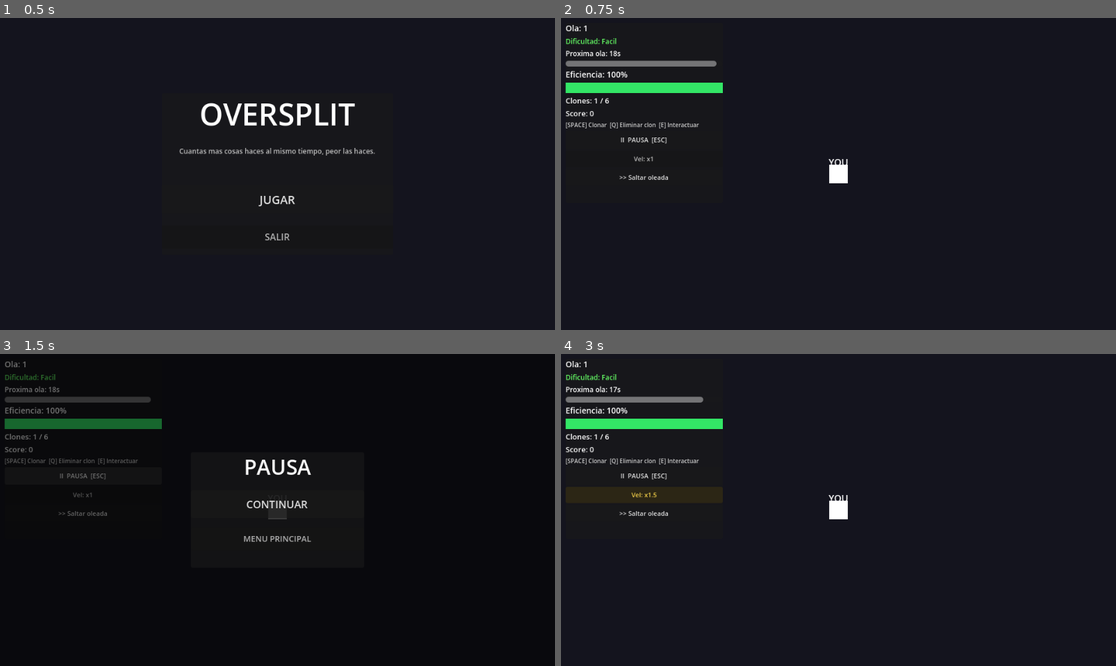
Above: before the commit, frames 1-4 (two rows, left to right).
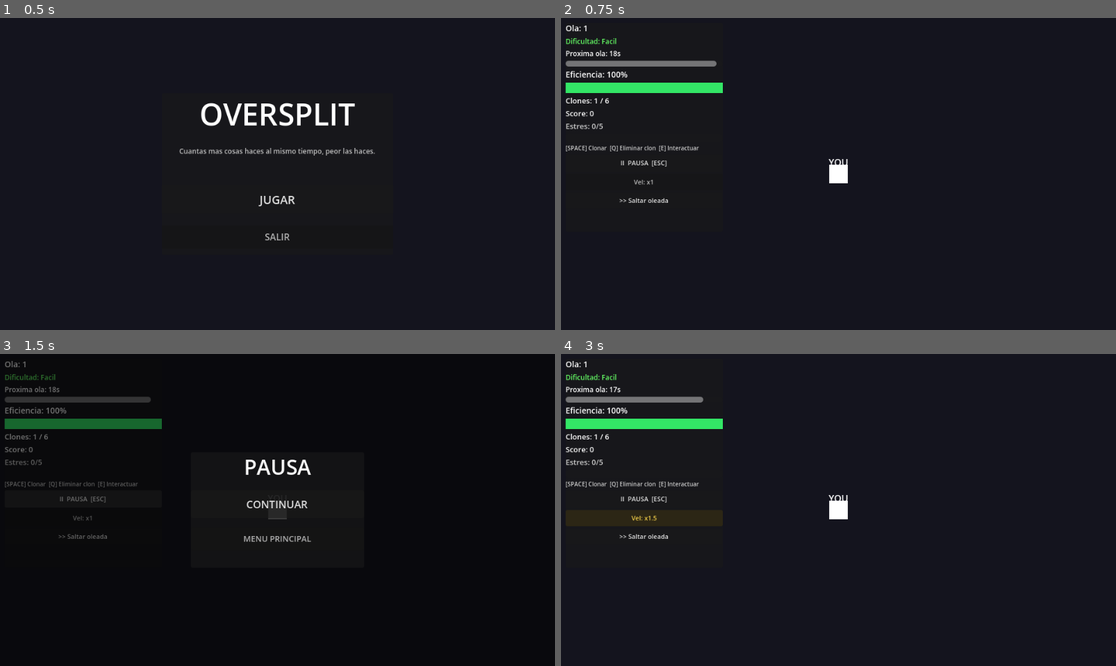
Above: after the commit, the same moments.

Repository: Carlos-creator/OverSplit
Game: Godot game, scene res://scenes/MainMenu.tscn
Two runs of this game, one before a commit and one after it. Both use one fixed random seed, a clock stepped at 60 frames per second and the inputs below.
Inputs:
- Up to frame 1 (0.5 s): no input
- Up to frame 2 (0.75 s): click "JUGAR" at 0.5 s
- Up to frame 3 (1.5 s): click "II PAUSA [ESC]" at 1.25 s
- Up to frame 4 (3 s): click "CONTINUAR" at 2 s; click "Vel: x1" at 2.75 s

Frame 1 is identical in both runs. In frame 2, 0.8% of the frame differs, in the area x 0-25%, y 33-60%; in frame 3, 0.6%; in frame 4, 0.9%.

Commit message:
v9.0 beta

Diff:
--- a/scenes/ui/EfficiencyUI.tscn
+++ b/scenes/ui/EfficiencyUI.tscn
@@ -9,7 +9,7 @@
 offset_left = 8.0
 offset_top = 8.0
 offset_right = 280.0
-offset_bottom = 320.0
+offset_bottom = 370.0
 
 [node name="VBox" type="VBoxContainer" parent="Panel"]
 offset_left = 8.0
@@ -55,6 +55,17 @@
 text = "Score: 0"
 theme_override_font_sizes/font_size = 13
 
+[node name="StressLabel" type="Label" parent="Panel/VBox"]
+text = "Estres: 0/5"
+theme_override_font_sizes/font_size = 13
+modulate = Color(0.8, 0.8, 0.8, 1)
+
+[node name="StressBar" type="ProgressBar" parent="Panel/VBox"]
+custom_minimum_size = Vector2(0, 14)
+max_value = 5.0
+value = 0.0
+show_percentage = false
+
 [node name="HintLabel" type="Label" parent="Panel/VBox"]
 text = "[SPACE] Clonar  [Q] Eliminar  [E] Interactuar"
 theme_override_font_sizes/font_size = 10
--- a/scripts/CloneManager.gd
+++ b/scripts/CloneManager.gd
@@ -110,6 +110,8 @@
 	get_parent().add_child(clone)
 	clone.global_position = _original.global_position + Vector2(randf_range(-40, 40), randf_range(-40, 40))
 	_clones.append(clone)
+	if gm.reaction_delay > 0.0:
+		clone.activate_with_delay(gm.reaction_delay)
 	get_node("/root/AudioManager").play_clone_create()
 	_flash_all_clones()
 
--- a/scripts/EfficiencyUI.gd
+++ b/scripts/EfficiencyUI.gd
@@ -8,6 +8,8 @@
 @onready var difficulty_label: Label = $Panel/VBox/DifficultyLabel
 @onready var wave_timer_label: Label = $Panel/VBox/WaveTimerLabel
 @onready var wave_timer_bar: ProgressBar = $Panel/VBox/WaveTimerBar
+@onready var stress_label: Label = $Panel/VBox/StressLabel
+@onready var stress_bar: ProgressBar = $Panel/VBox/StressBar
 @onready var hint_label: Label = $Panel/VBox/HintLabel
 @onready var pause_button: Button = $Panel/VBox/PauseButton
 @onready var speed_button: Button = $Panel/VBox/SpeedButton
@@ -20,14 +22,19 @@
 const SPEED_STEPS: Array[float] = [1.0, 1.5, 2.0]
 const SPEED_LABELS: Array[String] = ["x1", "x1.5", "x2"]
 var _speed_index: int = 0
+var _zona_colapso: bool = false
+var _shake_tween: Tween = null
 
 func _ready() -> void:
 	var gm := get_node("/root/GameManager")
 	gm.efficiency_changed.connect(_on_efficiency_changed)
 	gm.clone_count_changed.connect(_on_clone_count_changed)
 	gm.wave_started.connect(_on_wave_started)
+	gm.stress_changed.connect(_on_stress_changed)
+	gm.zona_colapso_changed.connect(_on_zona_colapso_changed)
 	_on_efficiency_changed(1.0)
 	_on_clone_count_changed(1)
+	_on_stress_changed(0, gm.MAX_STRESS)
 	hint_label.text = "[SPACE] Clonar  [Q] Eliminar clon  [E] Interactuar"
 	pause_button.pressed.connect(_on_pause_button)
 	speed_button.pressed.connect(_on_speed_button)
@@ -57,7 +64,8 @@
 	else:
 		bar_color = COLOR_BAD
 	efficiency_bar.add_theme_stylebox_override("fill", _make_fill_style(bar_color))
-	_shake_if_low(value)
+	if not _zona_colapso:
+		_shake_if_low(value)
 
 func _on_clone_count_changed(count: int) -> void:
 	clone_label.text = "Clones: %d / %d" % [count, get_node("/root/GameManager").MAX_CLONES]
@@ -65,6 +73,49 @@
 func _on_wave_started(wave_number: int) -> void:
 	wave_label.text = "Ola: %d" % wave_number
 	_flash_wave_label()
+
+func _on_stress_changed(value: int, max_value: int) -> void:
+	stress_bar.max_value = max_value
+	stress_bar.value = value
+	if value == 0:
+		stress_label.text = "Estres: 0/%d" % max_value
+		stress_label.modulate = Color(0.8, 0.8, 0.8, 1)
+		stress_bar.add_theme_stylebox_override("fill", _make_fill_style(Color(0.3, 0.8, 0.3)))
+	elif value <= 2:
+		stress_label.text = "Estres: %d/%d" % [value, max_value]
+		stress_label.modulate = Color(1.0, 0.85, 0.2, 1)
+		stress_bar.add_theme_stylebox_override("fill", _make_fill_style(Color(0.9, 0.7, 0.1)))
+	elif value <= 4:
+		stress_label.text = "Estres: %d/%d  !" % [value, max_value]
+		stress_label.modulate = Color(1.0, 0.4, 0.1, 1)
+		stress_bar.add_theme_stylebox_override("fill", _make_fill_style(Color(0.9, 0.3, 0.1)))
+	else:
+		stress_label.text = "!! ZONA CRITICA !!"
+		stress_label.modulate = Color(1.0, 0.1, 0.1, 1)
+		stress_bar.add_theme_stylebox_override("fill", _make_fill_style(Color(1.0, 0.05, 0.05)))
+
+func _on_zona_colapso_changed(active: bool) -> void:
+	_zona_colapso = active
+	if active:
+		_start_continuous_shake()
+	else:
+		_stop_continuous_shake()
+
+func _start_continuous_shake() -> void:
+	if _shake_tween and _shake_tween.is_running():
+		return
+	_shake_tween = create_tween().set_loops()
+	_shake_tween.tween_property($Panel, "position:x", 5.0, 0.05)
+	_shake_tween.tween_property($Panel, "position:x", -5.0, 0.05)
+	_shake_tween.tween_property($Panel, "position:x", 3.0, 0.04)
+	_shake_tween.tween_property($Panel, "position:x", -3.0, 0.04)
+	_shake_tween.tween_property($Panel, "position:x", 0.0, 0.04)
+
+func _stop_continuous_shake() -> void:
+	if _shake_tween:
+		_shake_tween.kill()
+		_shake_tween = null
+	$Panel.position.x = 0.0
 
 func _flash_wave_label() -> void:
 	var t := create_tween()
--- a/scripts/GameManager.gd
+++ b/scripts/GameManager.gd
@@ -3,6 +3,8 @@
 signal efficiency_changed(value: float)
 signal clone_count_changed(count: int)
 signal wave_started(wave_number: int)
+signal stress_changed(value: int, max_value: int)
+signal zona_colapso_changed(active: bool)
 
 const MAX_CLONES := 6
 const BASE_SPEED := 180.0
@@ -10,6 +12,7 @@
 const WAVE_INTERVAL := 20.0
 const MIN_WAVE_INTERVAL := 7.0
 const MAX_TASKS_PER_WAVE := 8
+const MAX_STRESS := 5
 
 var clone_count: int = 1
 var efficiency: float = 1.0
@@ -18,6 +21,14 @@
 var wave_timer: float = 0.0
 var tasks_active: Array = []
 var task_reservations: Dictionary = {}
+
+var stress: int = 0
+var consecutive_completes: int = 0
+var reaction_delay: float = 0.0
+var speed_penalty: float = 0.0
+var timeout_penalty: float = 0.0
+var efficiency_penalty: float = 0.0
+var zona_colapso: bool = false
 
 func _ready() -> void:
 	_start_wave()
@@ -47,7 +58,7 @@
 	emit_signal("clone_count_changed", clone_count)
 
 func get_speed() -> float:
-	return BASE_SPEED * efficiency
+	return BASE_SPEED * maxf(0.1, efficiency - efficiency_penalty) * (1.0 - speed_penalty)
 
 func get_interact_duration() -> float:
 	return BASE_INTERACT_TIME
@@ -59,8 +70,8 @@
 	return mini(wave + 1, MAX_TASKS_PER_WAVE)
 
 func get_task_timeout() -> float:
-	var t_min := maxf(5.0, 12.0 - float(wave) * 0.6)
-	var t_max := maxf(8.0, 22.0 - float(wave) * 1.0)
+	var t_min := maxf(3.0, 12.0 - float(wave) * 0.6 - timeout_penalty)
+	var t_max := maxf(5.0, 22.0 - float(wave) * 1.0 - timeout_penalty)
 	return randf_range(t_min, t_max)
 
 func get_difficulty_label() -> String:
@@ -71,12 +82,41 @@
 
 func register_task(task: Node) -> void:
 	tasks_active.append(task)
+	task.task_failed.connect(on_task_failed)
 
 func unregister_task(task: Node) -> void:
 	tasks_active.erase(task)
 	task_reservations.erase(task)
 	score += 100
+	consecutive_completes += 1
+	if consecutive_completes >= 3 and stress > 0:
+		stress -= 1
+		consecutive_completes = 0
+		_apply_debuffs()
+		emit_signal("stress_changed", stress, MAX_STRESS)
 	_check_wave_clear()
+
+func on_task_failed(_task: Node) -> void:
+	score -= 200
+	stress = mini(stress + 1, MAX_STRESS)
+	consecutive_completes = 0
+	var was_colapso := zona_colapso
+	_apply_debuffs()
+	emit_signal("stress_changed", stress, MAX_STRESS)
+	if zona_colapso != was_colapso:
+		emit_signal("zona_colapso_changed", zona_colapso)
+
+func _apply_debuffs() -> void:
+	speed_penalty      = 0.05 if stress >= 1 else 0.0
+	timeout_penalty    = 1.0  if stress >= 2 else 0.0
+	reaction_delay     = 0.3  if stress >= 3 else 0.0
+	efficiency_penalty = 0.10 if stress >= 4 else 0.0
+	var new_zona := stress >= MAX_STRESS
+	if new_zona != zona_colapso:
+		zona_colapso = new_zona
+		emit_signal("zona_colapso_changed", zona_colapso)
+	elif stress < MAX_STRESS:
+		zona_colapso = false
 
 func reserve_task(task: Node, player: Node) -> void:
 	task_reservations[task] = player
--- a/scripts/PlayerController.gd
+++ b/scripts/PlayerController.gd
@@ -8,6 +8,8 @@
 var _next_target: Node = null
 var _directed_to: Node = null
 var _push_velocity: Vector2 = Vector2.ZERO
+var _activation_timer: float = 0.0
+var _activation_duration: float = 0.0
 
 @onready var sprite: ColorRect = $Sprite
 @onready var interact_bar: ProgressBar = $InteractBar
@@ -19,7 +21,26 @@
 	clone_label.text = "P" + str(player_index + 1) if player_index > 0 else "YOU"
 	interact_bar.visible = false
 
+func activate_with_delay(delay: float) -> void:
+	_activation_timer = delay
+	_activation_duration = delay
+	queue_redraw()
+
+func _draw() -> void:
+	if _activation_timer <= 0.0 or _activation_duration <= 0.0:
+		return
+	var ratio := _activation_timer / _activation_duration
+	draw_arc(Vector2.ZERO, 14.0, -PI / 2.0, -PI / 2.0 + TAU * ratio, 32, Color(1.0, 1.0, 1.0, 0.55), 3.5)
+
 func _physics_process(delta: float) -> void:
+	if _activation_timer > 0.0:
+		_activation_timer -= delta
+		queue_redraw()
+		if _activation_timer <= 0.0:
+			_activation_timer = 0.0
+			queue_redraw()
+		return
+
 	if _interacting:
 		_process_interaction(delta)
 		if player_index != 0:
@@ -91,13 +112,13 @@
 		move_and_slide()
 
 func _get_ai_target(gm: Node) -> Node:
-	# Directive tiene prioridad máxima
+	if gm.zona_colapso and randf() < 0.002:
+		return _find_random_task(gm)
 	if _directed_to != null:
 		if not is_instance_valid(_directed_to) or _directed_to.is_complete:
 			_directed_to = null
 		else:
 			return _directed_to
-	# Targeting normal
 	if _next_target != null:
 		if not is_instance_valid(_next_target) or _next_target.is_complete:
 			gm.release_task(_next_target)
@@ -110,6 +131,15 @@
 		return claimed
 	return _find_nearest_any_task(gm)
 
+func _find_random_task(gm: Node) -> Node:
+	var available: Array = []
+	for task in gm.tasks_active:
+		if not task.is_complete:
+			available.append(task)
+	if available.is_empty():
+		return null
+	return available[randi() % available.size()]
+
 func set_directive(task: Node) -> void:
 	var gm := get_node("/root/GameManager")
 	if _next_target != null and _next_target != task:
@@ -146,12 +176,10 @@
 	if _interact_target == null or not is_instance_valid(_interact_target) or _interact_target.is_complete:
 		_cancel_interaction()
 		return
-
 	var gm: Node = get_node("/root/GameManager")
 	var duration: float = gm.get_interact_duration()
 	_interact_target.add_interact(delta / duration)
 	interact_bar.value = _interact_target.interact_progress * 100.0
-
 	if player_index != 0 and _interact_target.interact_progress >= 0.65 and _next_target == null and _directed_to == null:
 		_next_target = _claim_best_task(gm, _interact_target)
 
--- a/scripts/SwitchTask.gd
+++ b/scripts/SwitchTask.gd
@@ -1,6 +1,7 @@
 extends Node2D
 
 signal task_completed(task: Node)
+signal task_failed(task: Node)
 
 @export var timeout: float = 15.0
 @export var task_color: Color = Color.RED
@@ -190,6 +191,7 @@
 	_deactivate_urgency()
 	get_node("/root/GameManager").unregister_task(self)
 	get_node("/root/AudioManager").play_task_fail()
+	emit_signal("task_failed", self)
 	_play_fail_animation()
 
 func _play_complete_animation() -> void:
--- a/scripts/TaskSpawner.gd
+++ b/scripts/TaskSpawner.gd
@@ -31,6 +31,8 @@
 	task.task_color = TASK_COLORS[randi() % TASK_COLORS.size()]
 	task.timeout = gm.get_task_timeout()
 	task.work_amount = _get_work_amount(gm.wave)
+	if gm.zona_colapso:
+		task.work_amount = maxi(task.work_amount, 2)
 	add_child(task)
 
 func _get_work_amount(wave: int) -> int:
Not shown, added: DESIGN.md
Not shown, changed: README.md
